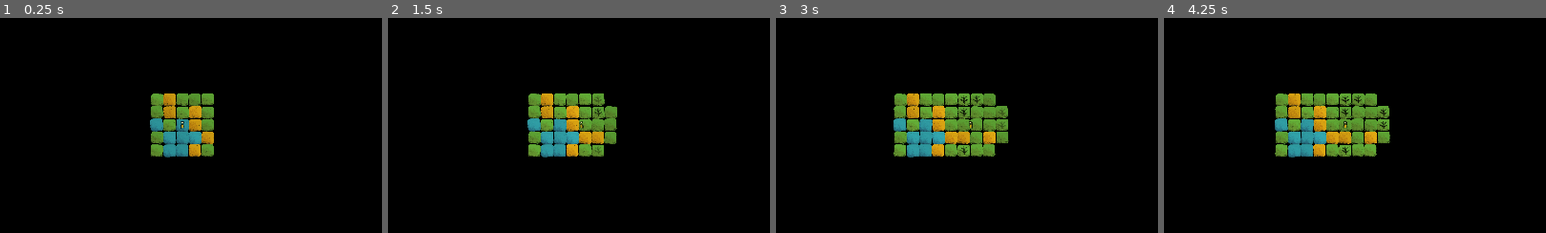
Above: before the commit, frames 1-4 (left to right).
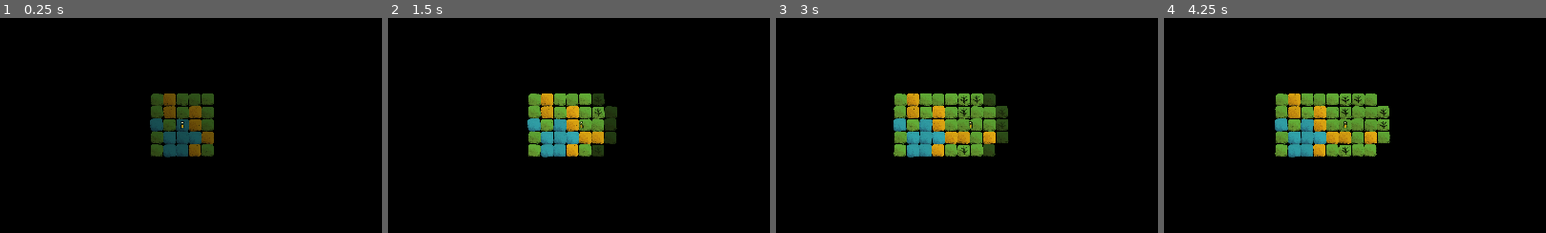
Above: after the commit, the same moments.

Repository: arrayewhy/Worlds
Game: Godot game, scene res://Scenes/Main.tscn
The game is run twice, just before and just after one commit, with the same random seed, the same clock (stepped at 60 frames per second) and the same inputs.
Inputs (mouse positions are % of the whole screen's width and height, from its top left):
- Up to frame 1 (0.25 s): no input
- Up to frame 2 (1.5 s): tap Enter (Enter) at 0.5, 0.6 s; move the mouse to (72, 45) at 0.52 s; hold D (Right) 0.53-1.25 s; click (72, 45) at 0.67 s; drag from (30, 55) to (45, 70) at 1.27 s
- Up to frame 3 (3 s): move the mouse to (60, 28) at 2.02 s; hold D (Right) 2.03-2.75 s; hold ` (Tilde) 2.03-2.75 s; drag from (45, 70) to (20, 35) at 2.77 s
- Up to frame 4 (4.25 s): move the mouse to (80, 65) at 3.52 s; hold A (Left) from 3.53 s (still down); tap O at 3.6 s
The pictures show only the part of the screen within x 26-76%, y 25-75%; the shares and areas given below are measured in that part.

The runs differ from the first frame. In frame 1, 4.4% of the frame differs, in the area x 39-56%, y 35-65%; in frame 2, 0.9%; in frame 3, 0.9%; in frame 4, nothing differs.

Commit message:
Relegate [Biome Spawning to Biome_Master]

Diff:
--- a/worlds/Scripts/Autoloads/Biome-Master.gd
+++ b/worlds/Scripts/Autoloads/Biome-Master.gd
@@ -1,6 +1,8 @@
 class_name Biome_Master extends Node;
 
 enum Type {NULL, Earth, Grass, Water};
+
+const biomePrefab:PackedScene = preload("res://Prefabs/Biome.tscn");
 
 static func RandomBiomeType() -> int:
 	# Return an Int instead of a Type since this is faster.
@@ -54,3 +56,19 @@
 		biomesAround.append([p, Biome_Master.Get_BiomeType(p)]);
 
 	return biomesAround;
+
+static func SpawnBiome(gPos:Vector2i, type:Biome_Master.Type, holder:Node, interType:Interaction_Master.Type) -> void:
+
+	var newBiome:Object = biomePrefab.instantiate();
+	newBiome.Initialise(gPos, type);
+	holder.add_child(newBiome);
+
+	# Position New Biome in World Space
+	newBiome.position = Vector2(gPos) * World.CellSize();
+
+	# Record the biome
+	Biome_Master.Record_Biome(gPos, newBiome, type);
+
+	newBiome.Initialise_Interaction(type, interType);
+
+	World.IncreaseWorldSize();
--- a/worlds/Scripts/Biomes/Biome-Spawner.gd
+++ b/worlds/Scripts/Biomes/Biome-Spawner.gd
@@ -11,21 +11,8 @@
 
 # [ 1 / 2 ] Functions: Biome Spawning ----------------------------------------------------------------------------------------------------
 
-func SpawnBiome(gPos:Vector2i, type:Biome_Master.Type, interType:Interaction_Master.Type = Interaction_Master.Type.NULL) -> void:
-	var newBiome:Object = biomePrefab.instantiate();
-	newBiome.Initialise(gPos, type);
-	biomeHolder.add_child(newBiome);
-	# Position New Biome in World Space
-	newBiome.position = Vector2(gPos) * World.CellSize();
-	# Record the biome
-	Biome_Master.Record_Biome(gPos, newBiome, type);
-	newBiome.Initialise_Interaction(type, interType);
-	World.IncreaseWorldSize();
-	# Debug Message
-	#InGameDebugger.Say(str(gPos, " : ", World.Get_BiomeType(gPos), ", ", World.Get_InteractionType(gPos)), true);
-
 func SpawnRandomBiome(gPos:Vector2i, interType:Interaction_Master.Type = Interaction_Master.Type.NULL) -> void:
-	SpawnBiome(gPos, Biome_Master.RandomBiomeType(), interType);
+	Biome_Master.SpawnBiome(gPos, Biome_Master.RandomBiomeType(), biomeHolder, interType);
 
 func SpawnRandomBiomes(gPos:Vector2i, reach:int) -> void:
 	var empties:Array[Vector2i] = GridPos_Utils.Empties_Around(gPos, reach, false);
@@ -58,7 +45,7 @@
 				var neighbourBias:Array[Biome_Master.Type] = influences;
 				# Add One-Off bias for Neighbouring Biome
 				neighbourBias.append_array(Get_NeighbourBias(i[1]));
-				SpawnBiome(point, neighbourBias.pick_random());
+				Biome_Master.SpawnBiome(point, neighbourBias.pick_random(), biomeHolder, Interaction_Master.Type.NULL);
 				#InGameDebugger.Say("Spawn!")
 				break;
 	#InGameDebugger.Say("\n");
--- a/worlds/Scripts/Biomes/Biome.gd
+++ b/worlds/Scripts/Biomes/Biome.gd
@@ -16,7 +16,7 @@
 	if !biomeSprite:
 		biomeSprite = $"Biome-Sprite";
 
-	MultiFader.FadeTo_Opaque(biomeSprite, 4, true);
+	MultiFader.FadeTo_Opaque(biomeSprite, 2, true);
 
 	# A bit of Visual Styling
 	biomeSprite.rotate(randf_range(-rotRandLimit, rotRandLimit));
